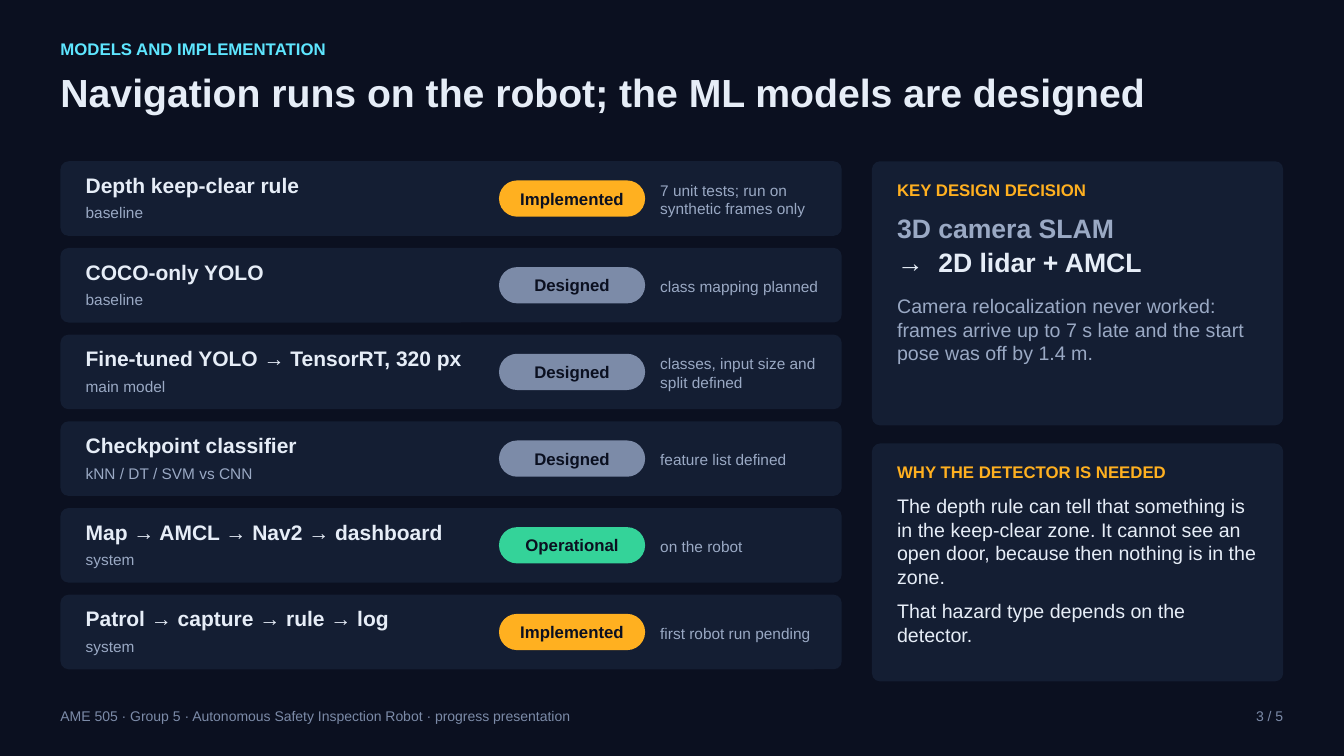
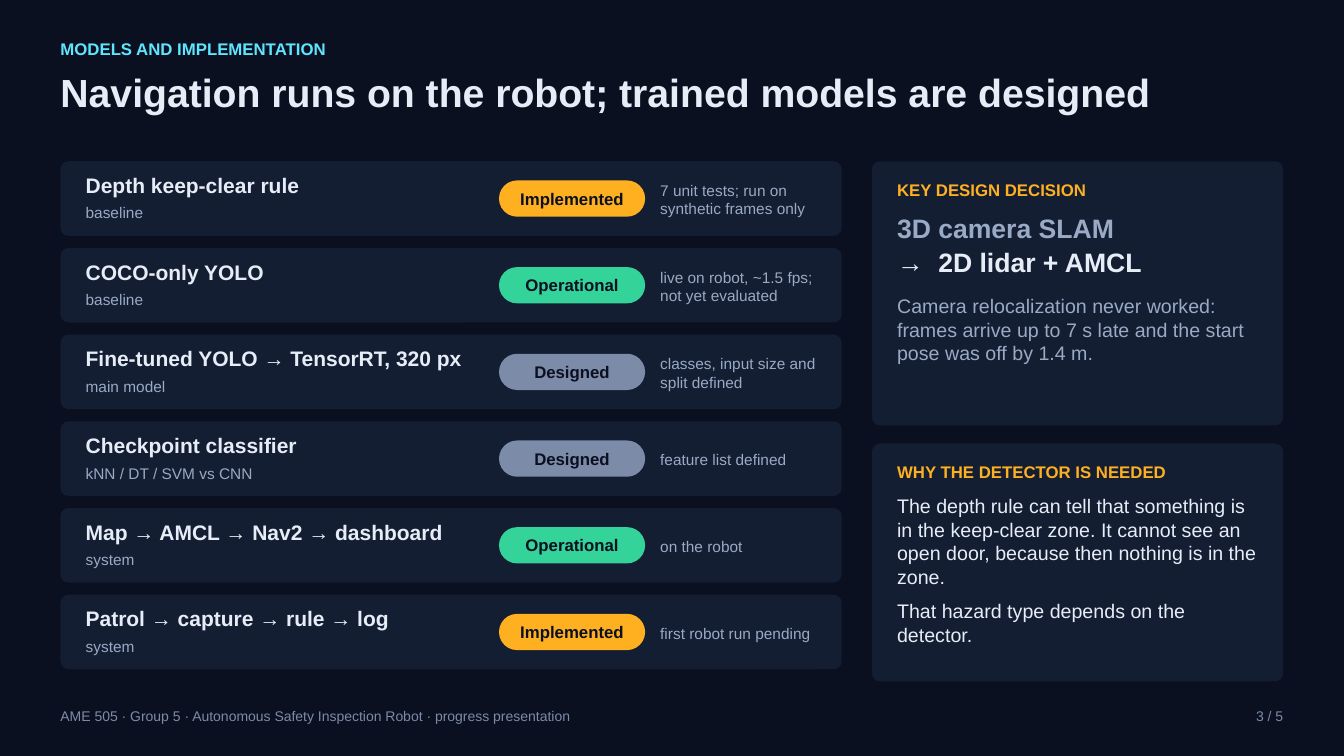
Before and after one commit to Nirmalworks/safety-inspection-robot, a slide deck: slide 3 of docs/progress/AME505_Group5_progress_slides.pptx. Drawn at 1344x756 pixels with LibreOffice and Linux fonts; fonts in the diff are those of the drawing. Boxes give left, top, right and bottom in pixels: in the first picture for what was removed or moved away, otherwise in the second. Text is boxed around its words. In the diff, an @@ line names an element or a change of style, - is before the commit and + after.

```diff
--- a/docs/progress/AME505_Group5_progress_slides.pptx
+++ b/docs/progress/AME505_Group5_progress_slides.pptx
@@ text at box(60, 78, 1150, 115): text changed @@
-Navigation runs on the robot; the ML models are designed
+Navigation runs on the robot; trained models are designed
@@ rounded rectangle at box(499, 267, 645, 303): fill #7C8BA8 to #34D399 @@
@@ text at box(525, 279, 618, 295): text changed @@
-Designed
+Operational
@@ text at box(660, 272, 813, 304): text changed @@
-class mapping planned
+live on robot, ~1.5 fps; not yet evaluated
```
Also in this commit, not shown: 2 other slides changed, 2 other files.
